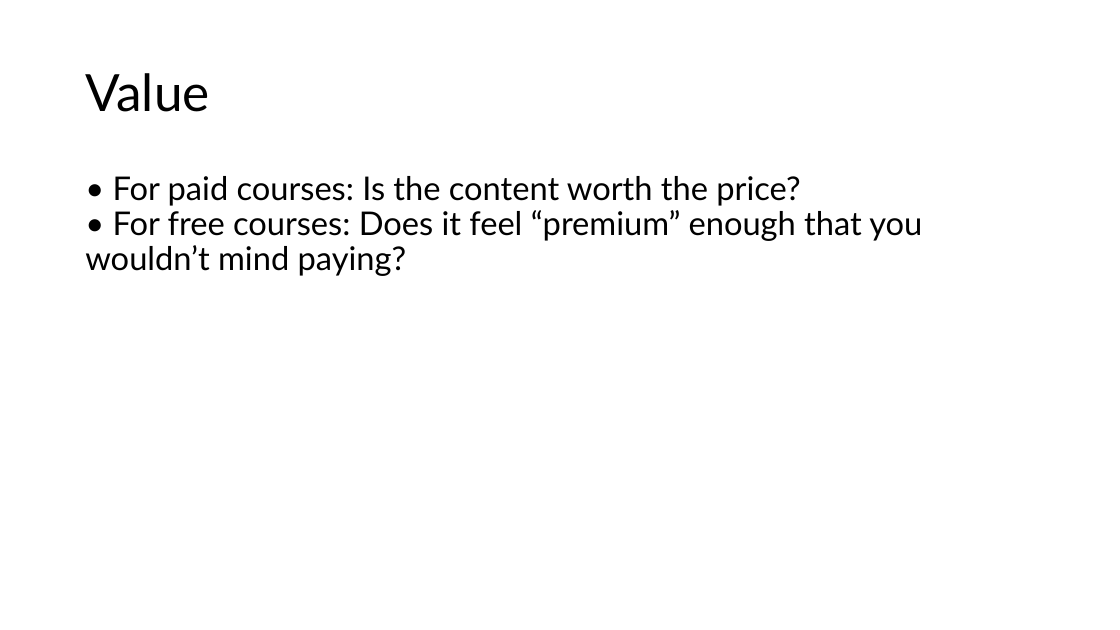
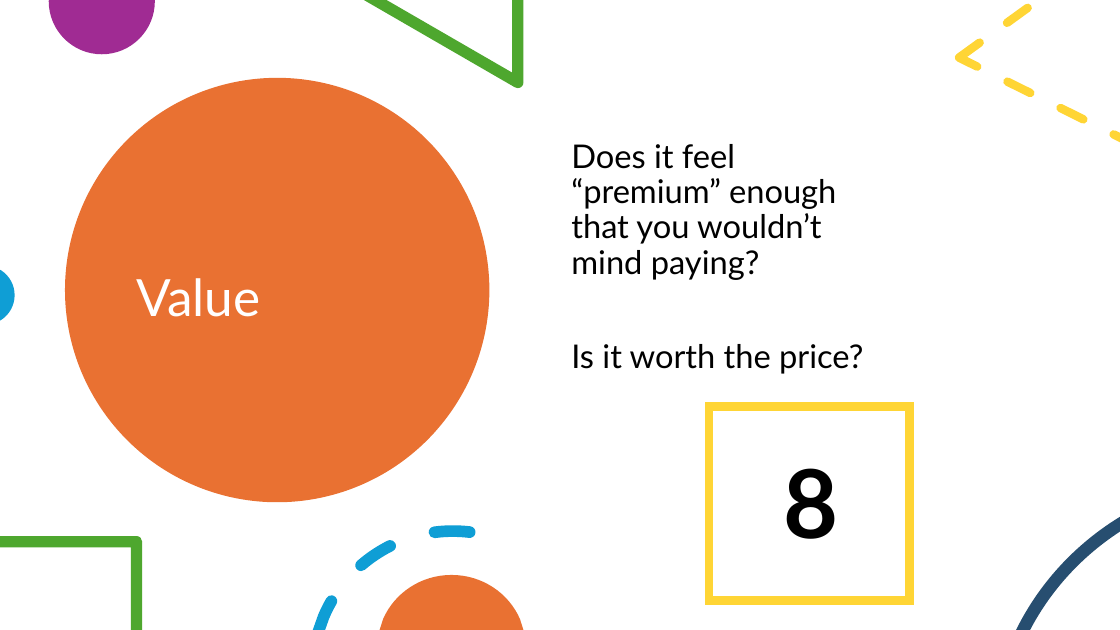
Before and after one commit to ElliotCookie/A-Beginners-Guide-to-Python, a slide deck: slide 11 of 0.0 - Infrastructure around coding - VS Code/1.0 - Learn Python.Org review.pptx. Drawn at 1120x630 pixels with LibreOffice and Linux fonts; fonts in the diff are those of the drawing. Boxes give left, top, right and bottom in pixels: in the first picture for what was removed or moved away, otherwise in the second. Text is boxed around its words. In the diff, an @@ line names an element or a change of style, - is before the commit and + after.

```diff
--- a/0.0 - Infrastructure around coding - VS Code/1.0 - Learn Python.Org review.pptx
+++ b/0.0 - Infrastructure around coding - VS Code/1.0 - Learn Python.Org review.pptx
@@ freeform shape added at <box>49,0,155,55</box>, fill #A02B93 @@
@@ freeform shape added at <box>364,0,523,88</box>, fill #4EA72E @@
@@ triangle added at <box>959,0,1120,160</box>, outline #FFD535 7.25 pt dashed @@
@@ ellipse added at <box>65,78,489,502</box>, fill #E97132 @@
@@ title "Value": place and size @@
-title "Value" at <box>85,73,209,112</box>
+title "Value" at <box>136,278,260,317</box>
@@ title "Value" at <box>136,278,260,317</box>: text colour #000000 to #FFFFFF @@
@@ text at <box>571,144,863,374</box>: text changed @@
-• For paid courses: Is the content worth the price?
-• For free courses: Does it feel “premium” enough that you wouldn’t mind paying?
+Does it feel “premium” enough that you wouldn’t mind paying?
+Is it worth the price?
@@ freeform shape added at <box>0,270,14,320</box>, fill #0F9ED5 @@
@@ rectangle added at <box>709,407,910,601</box>, outline #FFD535 7.25 pt @@
@@ arc (boxed as its full ellipse) added at <box>908,394,1120,630</box>, outline #274E70 10.75 pt @@
@@ text added at <box>784,468,839,539</box>, 81.4 pt, text #000000, bold @@
+8
@@ freeform shape added at <box>0,536,142,630</box>, fill #4EA72E @@
@@ freeform shape added at <box>313,525,476,630</box>, fill #0F9ED5 @@
@@ freeform shape added at <box>380,575,523,630</box>, fill #E97132 @@
```
Also in this commit, not shown: 12 other slides changed, 3 slides added, 1 slide removed, 1 other file.
